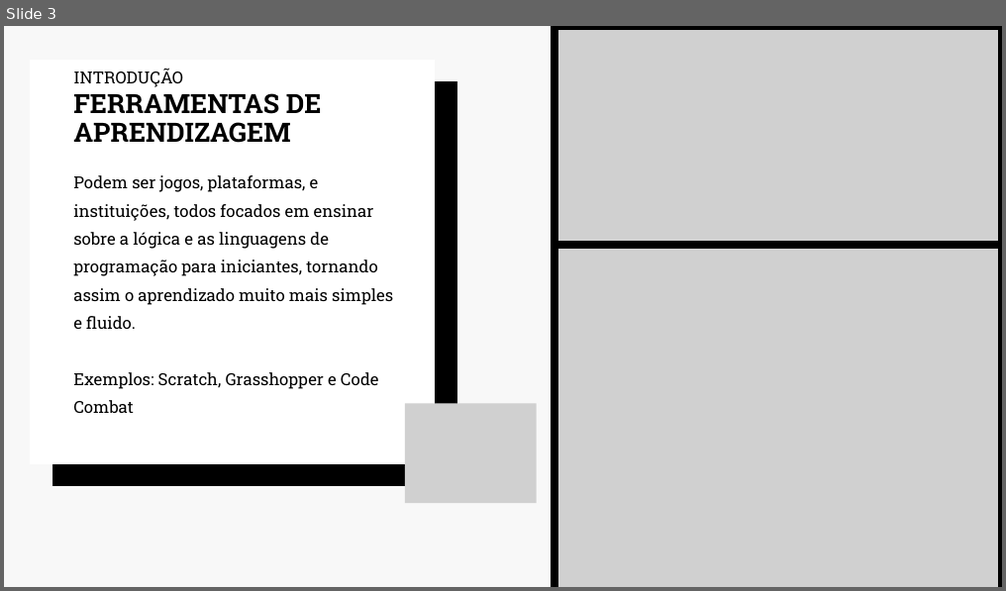
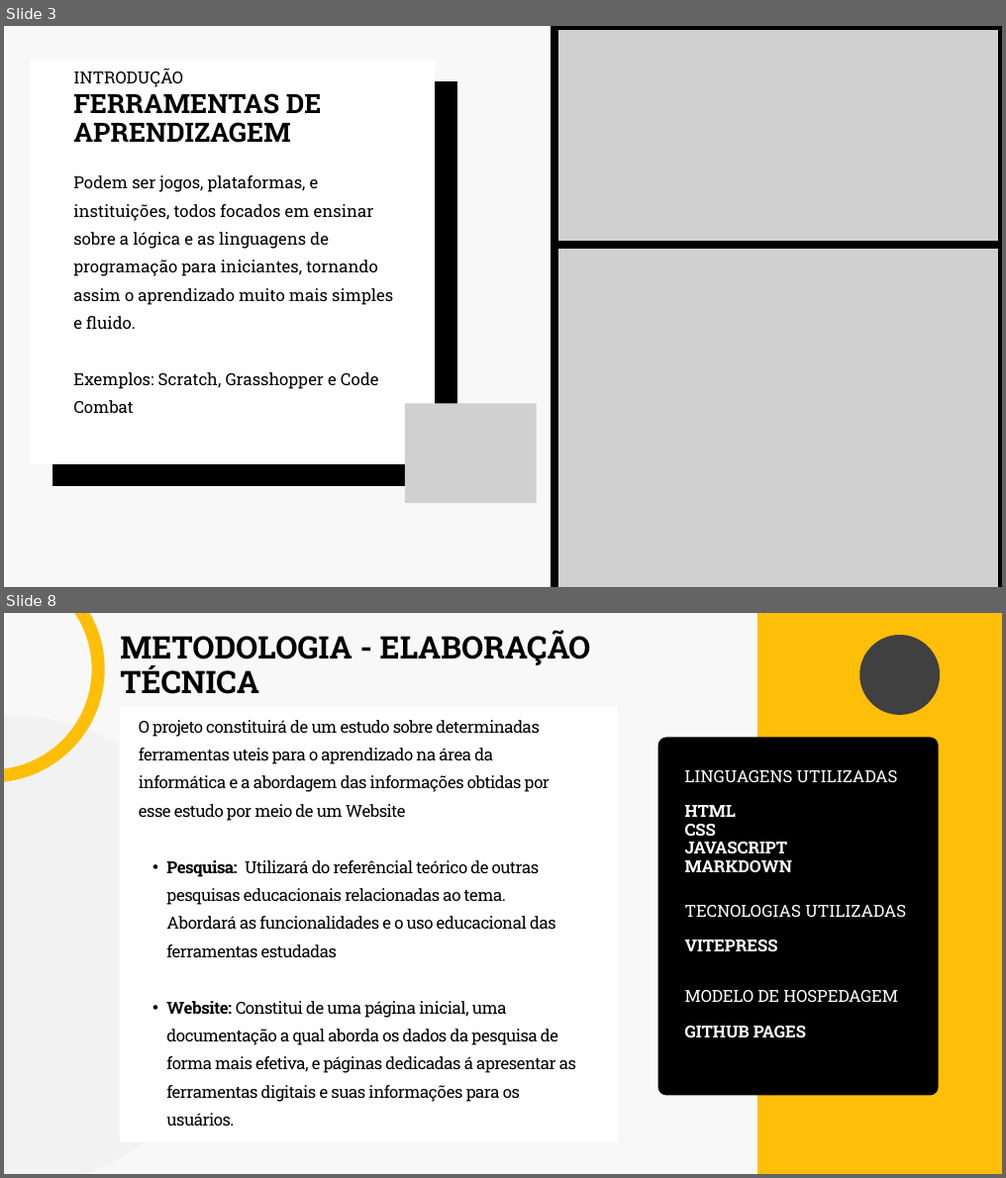
Before and after one commit to etecvav26-c10/Projeto-TCC-Etecvav---Ferramentas-de-Aprendizagem-na-Informatica, a slide deck: TCC_2026/Apresentação.pptx. Shown one above the other, each under a label of ours: slide 3 before the commit, slides 3 and 8 after it; the slides between them are not shown. The pictures are 1006x591 and 1006x1178 pixels, drawn with LibreOffice and Linux fonts; fonts in the diff are those of the drawing; grey boxes stand for pictures. Boxes give left, top, right and bottom in pixels: in the first picture for what was removed or moved away, otherwise in the second. Text is boxed around its words. In the diff, an @@ line names an element or a change of style, - is before the commit and + after.

Commit message:
Atualização dos modelos
- Atualização dos Artigos
- Atualização das apresentações
- Correção de informações

```diff
--- a/TCC_2026/Apresentação.pptx
+++ b/TCC_2026/Apresentação.pptx
@@ slide 8 added at [4, 613, 1002, 1174], background #F8F8F8 @@
@@ freeform shape added at [4, 613, 98, 776], outline #FFBF08 18.75 pt @@
@@ text added at [120, 631, 591, 694], 44.9 pt, text #000000, bold @@
+METODOLOGIA - ELABORAÇÃO TÉCNICA
@@ freeform shape added at [757, 613, 1002, 1174], fill #FFBF08 @@
@@ freeform shape added at [859, 635, 941, 715], fill #404040 @@
@@ freeform shape added at [4, 715, 241, 1174], fill #F2F2F2 @@
@@ freeform shape added at [120, 707, 618, 1143], fill #FFFFFF @@
@@ text added at [139, 720, 576, 1126], 24 pt, text #000000 @@
+O projeto constituirá de um estudo sobre determinadas ferramentas uteis para o aprendizado na área da informática e a abordagem das informações obtidas por esse estudo por meio de um Website
+  • Pesquisa: Utilizará do referêncial teórico de outras pesquisas educacionais relacionadas ao tema. Abordará as funcionalidades e o uso educacional das ferramentas estudadas
+  • Website: Constitui de uma página inicial, uma documentação a qual aborda os dados da pesquisa de forma mais efetiva, e páginas dedicadas á apresentar as ferramentas digitais e suas informações para os usuários.
@@ freeform shape added at [658, 737, 938, 1095], fill #000000 @@
@@ text added at [685, 770, 898, 782], 24 pt, text #FFFFFF @@
+LINGUAGENS UTILIZADAS
@@ text added at [685, 805, 792, 872], 24 pt, text #FFFFFF, bold @@
+HTML
+CSS
+JAVASCRIPT
+MARKDOWN
@@ text added at [685, 905, 906, 917], 24 pt, text #FFFFFF @@
+TECNOLOGIAS UTILIZADAS
@@ text added at [685, 940, 778, 952], 24 pt, text #FFFFFF, bold @@
+VITEPRESS
@@ text added at [685, 990, 898, 1002], 24 pt, text #FFFFFF @@
+MODELO DE HOSPEDAGEM
@@ text added at [685, 1026, 806, 1038], 24 pt, text #FFFFFF, bold @@
+GITHUB PAGES
```
Also in this commit, not shown: 2 slides changed, 3 other slides added, 3 slides removed, 6 other files.
